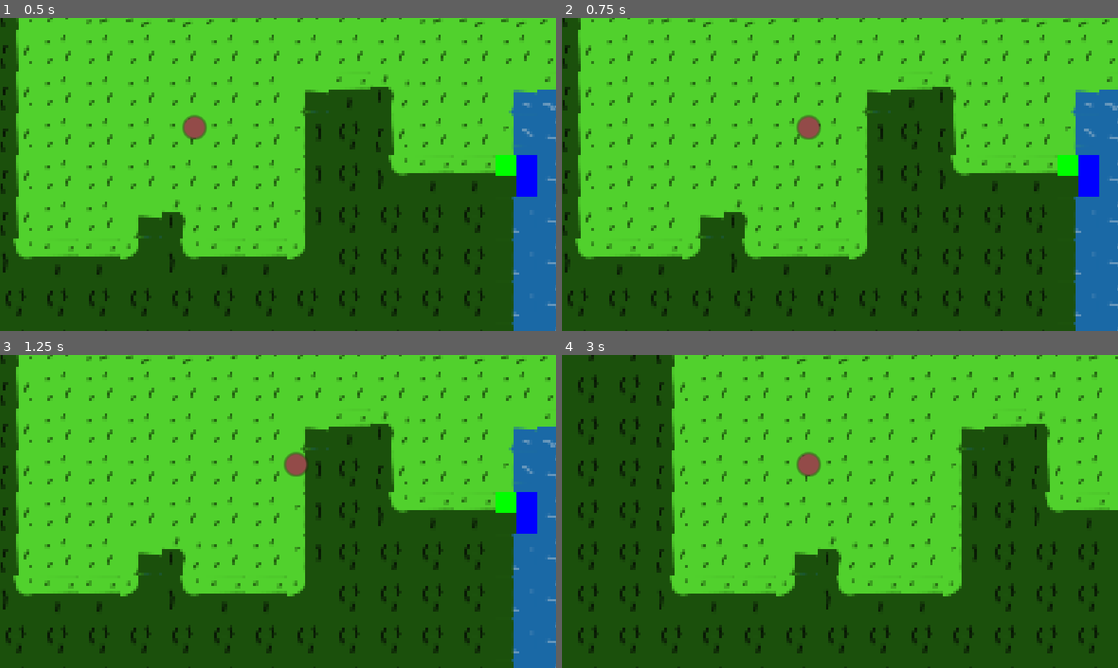
Above: before the commit, frames 1-4 (two rows, left to right).
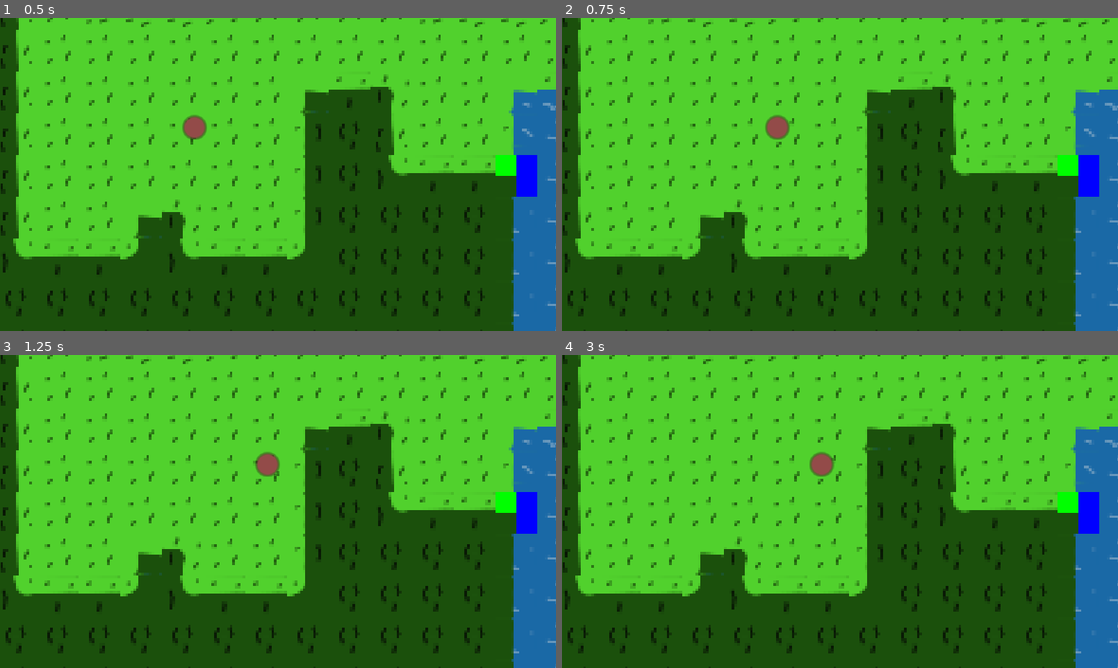
Above: after the commit, the same moments.

Repository: qfeys/ld56-tiny-creatures
Game: Godot game, scene res://main.tscn
Two runs of this game, one before a commit and one after it. Both use one fixed random seed, a clock stepped at 60 frames per second and the inputs below.
Inputs:
- Up to frame 1 (0.5 s): no input
- Up to frame 2 (0.75 s): tap Enter (ui_accept) at 0.5 s; hold Right (ui_right) from 0.53 s (still down); hold Ctrl (action_crawl, bound only after the commit) from 0.53 s (still down)
- Up to frame 3 (1.25 s): keep holding Right (ui_right); keep holding Ctrl (action_crawl, bound only after the commit); tap Enter (ui_accept) at 0.77, 0.8, 1.07 s
- Up to frame 4 (3 s): release Ctrl (action_crawl, bound only after the commit) at 1.28 s; tap Enter (ui_accept) at 1.35, 1.52, 1.82, 2, 2.3 s; tap Ctrl (action_crawl, bound only after the commit) at 1.55, 2.85 s; release Right (ui_right) at 2.03 s; hold Left (ui_left) 2.03-2.78 s; hold Ctrl (action_crawl, bound only after the commit) 2.03-2.78 s; hold Right (ui_right) from 2.78 s (still down)

Frame 1 is identical in both runs. In frame 2, 0.6% of the frame differs, in the area x 36-47%, y 30-39%; in frame 3, 0.6%; in frame 4, 41%, in the area x 0-100%, y 0-100%.

Commit message:
movement improvements

Diff:
--- a/main.tscn
+++ b/main.tscn
@@ -1,9 +1,8 @@
-[gd_scene load_steps=5 format=3 uid="uid://bqsss0cijxkbr"]
+[gd_scene load_steps=4 format=3 uid="uid://bqsss0cijxkbr"]
 
 [ext_resource type="PackedScene" uid="uid://bdskqdoova2l7" path="res://world/world.tscn" id="1_s3kog"]
 [ext_resource type="Script" path="res://camera.gd" id="2_7f3v2"]
 [ext_resource type="PackedScene" uid="uid://c80kevs187m6c" path="res://player/player.tscn" id="2_j8he0"]
-[ext_resource type="Script" path="res://player/player.gd" id="4_iqufb"]
 
 [node name="Main" type="Node"]
 
@@ -26,4 +25,3 @@
 [node name="Player" parent="." instance=ExtResource("2_j8he0")]
 position = Vector2(9, 27)
 scale = Vector2(0.3, 0.3)
-script = ExtResource("4_iqufb")
--- a/player/player.gd
+++ b/player/player.gd
@@ -4,19 +4,21 @@
 const SPEED = 200.0
 const JUMP_VELOCITY = -400.0
 
+var is_crawling: bool = false
+
 
 func _physics_process(delta):
 
-
-    # Handle jump.
-    if Input.is_action_just_pressed("ui_accept") and is_on_floor():
-        velocity.y = JUMP_VELOCITY
+    if( Input.is_action_pressed("action_crawl")):
+        is_crawling = true
+    else:
+        is_crawling = false
 
     # Get the input direction and handle the movement/deceleration.
     # As good practice, you should replace UI actions with custom gameplay actions.
-    var direction = Vector2( Input.get_axis("ui_left", "ui_right"), Input.get_axis("ui_up", "ui_down"))
+    var direction = Vector2( Input.get_axis("action_left", "action_right"), Input.get_axis("action_up", "action_down"))
     if direction:
-        velocity = direction.normalized() * SPEED
+        velocity = direction.normalized() * SPEED * ( 0.4 if is_crawling else 1.0)
     else:
         velocity.x = move_toward(velocity.x, 0, SPEED)
         velocity.y = move_toward(velocity.y, 0, SPEED)
--- a/project.godot
+++ b/project.godot
@@ -21,6 +21,44 @@
 window/size/viewport_height=720
 window/stretch/mode="canvas_items"
 
+[input]
+
+action_left={
+"deadzone": 0.5,
+"events": [Object(InputEventKey,"resource_local_to_scene":false,"resource_name":"","device":-1,"window_id":0,"alt_pressed":false,"shift_pressed":false,"ctrl_pressed":false,"meta_pressed":false,"pressed":false,"keycode":0,"physical_keycode":65,"key_label":0,"unicode":113,"location":0,"echo":false,"script":null)
+, Object(InputEventKey,"resource_local_to_scene":false,"resource_name":"","device":-1,"window_id":0,"alt_pressed":false,"shift_pressed":false,"ctrl_pressed":false,"meta_pressed":false,"pressed":false,"keycode":0,"physical_keycode":4194319,"key_label":0,"unicode":0,"location":0,"echo":false,"script":null)
+]
+}
+action_right={
+"deadzone": 0.5,
+"events": [Object(InputEventKey,"resource_local_to_scene":false,"resource_name":"","device":-1,"window_id":0,"alt_pressed":false,"shift_pressed":false,"ctrl_pressed":false,"meta_pressed":false,"pressed":false,"keycode":0,"physical_keycode":68,"key_label":0,"unicode":100,"location":0,"echo":false,"script":null)
+, Object(InputEventKey,"resource_local_to_scene":false,"resource_name":"","device":-1,"window_id":0,"alt_pressed":false,"shift_pressed":false,"ctrl_pressed":false,"meta_pressed":false,"pressed":false,"keycode":0,"physical_keycode":4194321,"key_label":0,"unicode":0,"location":0,"echo":false,"script":null)
+]
+}
+action_up={
+"deadzone": 0.5,
+"events": [Object(InputEventKey,"resource_local_to_scene":false,"resource_name":"","device":-1,"window_id":0,"alt_pressed":false,"shift_pressed":false,"ctrl_pressed":false,"meta_pressed":false,"pressed":false,"keycode":0,"physical_keycode":87,"key_label":0,"unicode":122,"location":0,"echo":false,"script":null)
+, Object(InputEventKey,"resource_local_to_scene":false,"resource_name":"","device":-1,"window_id":0,"alt_pressed":false,"shift_pressed":false,"ctrl_pressed":false,"meta_pressed":false,"pressed":false,"keycode":0,"physical_keycode":4194320,"key_label":0,"unicode":0,"location":0,"echo":false,"script":null)
+]
+}
+action_down={
+"deadzone": 0.5,
+"events": [Object(InputEventKey,"resource_local_to_scene":false,"resource_name":"","device":-1,"window_id":0,"alt_pressed":false,"shift_pressed":false,"ctrl_pressed":false,"meta_pressed":false,"pressed":false,"keycode":0,"physical_keycode":83,"key_label":0,"unicode":115,"location":0,"echo":false,"script":null)
+, Object(InputEventKey,"resource_local_to_scene":false,"resource_name":"","device":-1,"window_id":0,"alt_pressed":false,"shift_pressed":false,"ctrl_pressed":false,"meta_pressed":false,"pressed":false,"keycode":0,"physical_keycode":4194322,"key_label":0,"unicode":0,"location":0,"echo":false,"script":null)
+]
+}
+action_crawl={
+"deadzone": 0.5,
+"events": [Object(InputEventKey,"resource_local_to_scene":false,"resource_name":"","device":-1,"window_id":0,"alt_pressed":false,"shift_pressed":false,"ctrl_pressed":false,"meta_pressed":false,"pressed":false,"keycode":0,"physical_keycode":4194326,"key_label":0,"unicode":0,"location":0,"echo":false,"script":null)
+, Object(InputEventKey,"resource_local_to_scene":false,"resource_name":"","device":-1,"window_id":0,"alt_pressed":false,"shift_pressed":false,"ctrl_pressed":false,"meta_pressed":false,"pressed":false,"keycode":0,"physical_keycode":4194326,"key_label":0,"unicode":0,"location":0,"echo":false,"script":null)
+]
+}
+action_jump={
+"deadzone": 0.5,
+"events": [Object(InputEventKey,"resource_local_to_scene":false,"resource_name":"","device":-1,"window_id":0,"alt_pressed":false,"shift_pressed":false,"ctrl_pressed":false,"meta_pressed":false,"pressed":false,"keycode":0,"physical_keycode":32,"key_label":0,"unicode":32,"location":0,"echo":false,"script":null)
+]
+}
+
 [rendering]
 
 textures/canvas_textures/default_texture_filter=0
